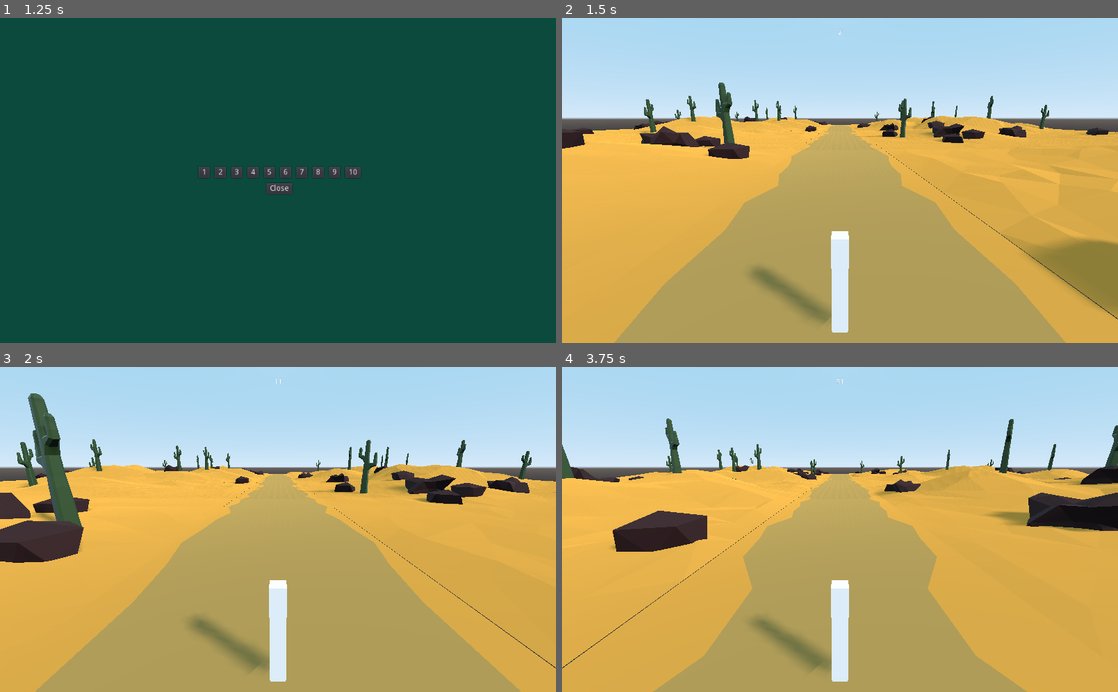
Above: before the commit, frames 1-4 (two rows, left to right).
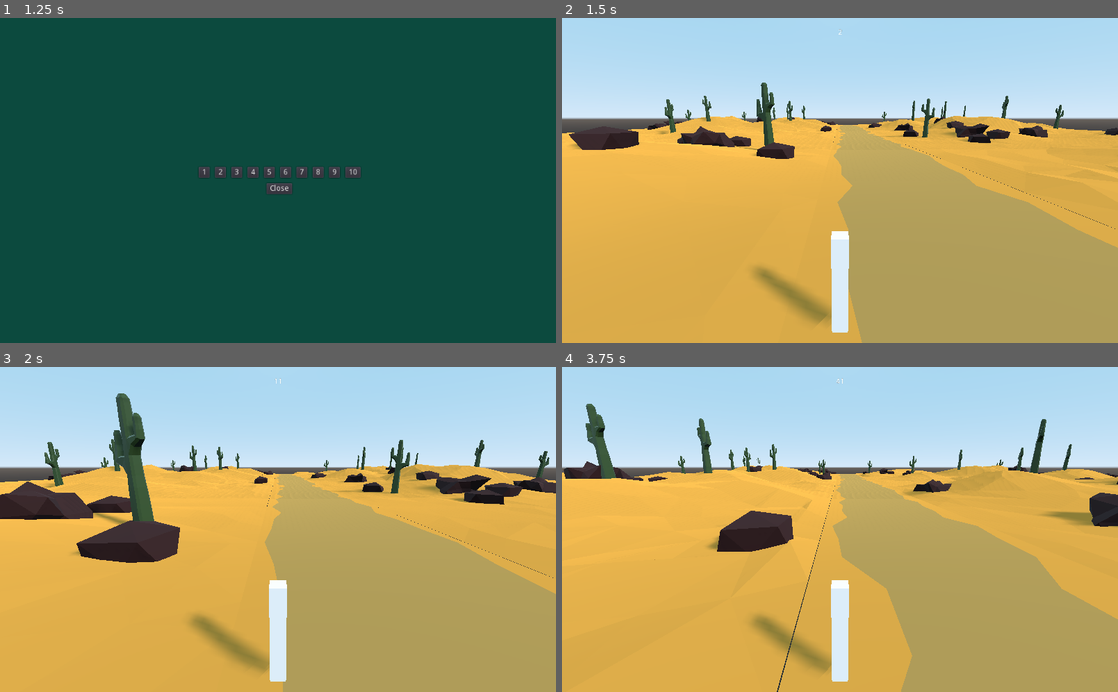
Above: after the commit, the same moments.

Repository: rans0000/math-runner
Game: Godot game, scene res://ui/MainMenu/MainMenu.tscn
The game is run twice, just before and just after one commit, with the same random seed, the same clock (stepped at 60 frames per second) and the same inputs.
Inputs:
- Up to frame 1 (1.25 s): click "Play" at 0.5 s
- Up to frame 2 (1.5 s): click "1" at 1.25 s
- Up to frame 3 (2 s): no input
- Up to frame 4 (3.75 s): no input

Frame 1 is identical in both runs. In frame 2, 30% of the frame differs, in the area x 0-100%, y 19-100%; in frame 3, 36%, in the area x 0-100%, y 8-100%; in frame 4, 35%.

Commit message:
add option to specify initial position

Diff:
--- a/Environment/World/World.gd
+++ b/Environment/World/World.gd
@@ -14,7 +14,6 @@
 	pause_menu.visible = false
 	prints("Global number", Global.number)
 	player.connect("detect_empty_floor", self, "generate_world")
-#	player.connect("", self, "generate_world")
 	player.connect("detect_obsolete_floor", self, "delete_floor")
 	for i in range(4):
 		generate_world()
--- a/Environment/World/World.tscn
+++ b/Environment/World/World.tscn
@@ -6,11 +6,6 @@
 
 [node name="World" type="Spatial"]
 script = ExtResource( 1 )
-
-[node name="Camera" type="Camera" parent="."]
-transform = Transform( 1, 0, 0, 0, 0.965926, 0.258819, 0, -0.258819, 0.965926, 0, 4.8, 8.25 )
-fov = 30.0
-far = 1000.0
 
 [node name="PauseMenu" parent="." instance=ExtResource( 2 )]
 
@@ -21,3 +16,4 @@
 
 [node name="Player" parent="." instance=ExtResource( 3 )]
 transform = Transform( 1, 0, 0, 0, 1, 0, 0, 0, 1, 0, 0.025, 0 )
+side = -1
--- a/Player/Player.gd
+++ b/Player/Player.gd
@@ -3,11 +3,13 @@
 signal detect_empty_floor
 signal detect_obsolete_floor(z_pos, platform)
 
-const MAX_SPEED = 50
+enum SIDE {LEFT = -1, CENTER = 0, RIGHT = 1}
+export(int) var MAX_SPEED = 50
 var velocity = Vector3()
 var pos = Vector3()
 const ACCELERATION = 20
-var side = 0
+export(SIDE) var side = SIDE.CENTER
+const SIDE_WIDTH = 3
 const GRAVITY = 8
 const ROAD_WIDTH = 3.5/2
 
@@ -17,10 +19,22 @@
 
 
 
+func _ready():
+	set_initial_position(side)
+	pass
+
+
+
 func _physics_process(delta):
 	move_player(delta)
 	check_floor()
 	score_card.set_distance(-transform.origin.z)
+	pass
+
+
+
+func set_initial_position(side):
+	transform.origin.x = side * SIDE_WIDTH
 	pass
 
 
